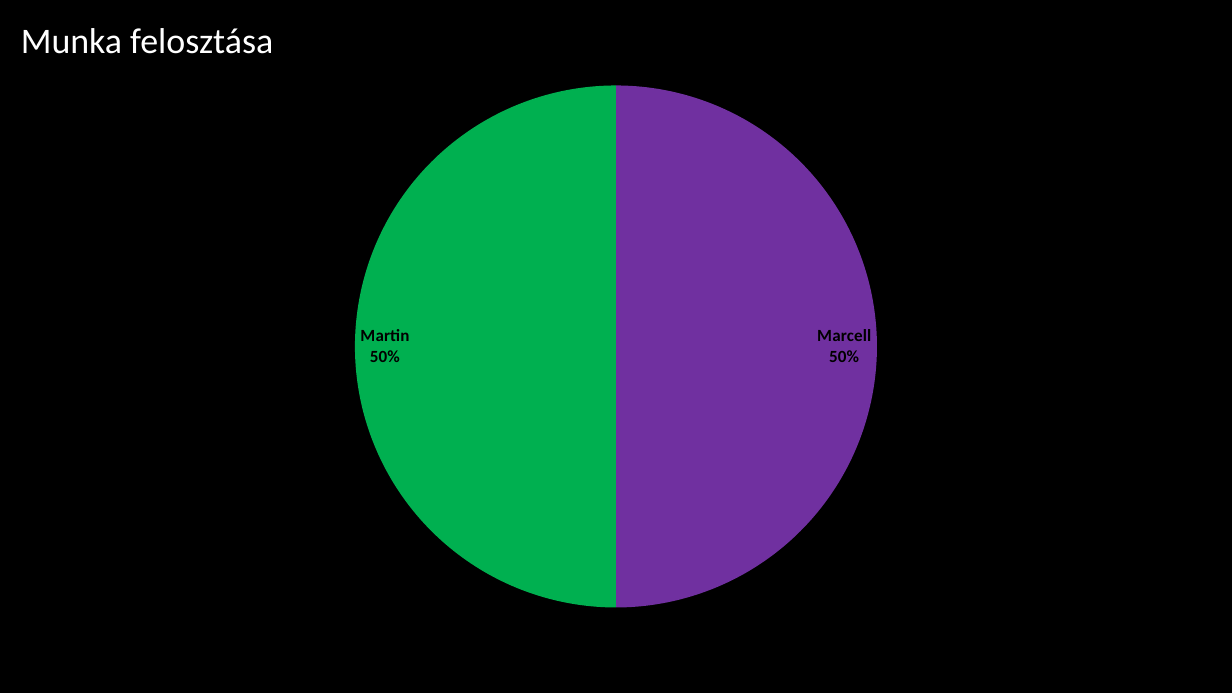
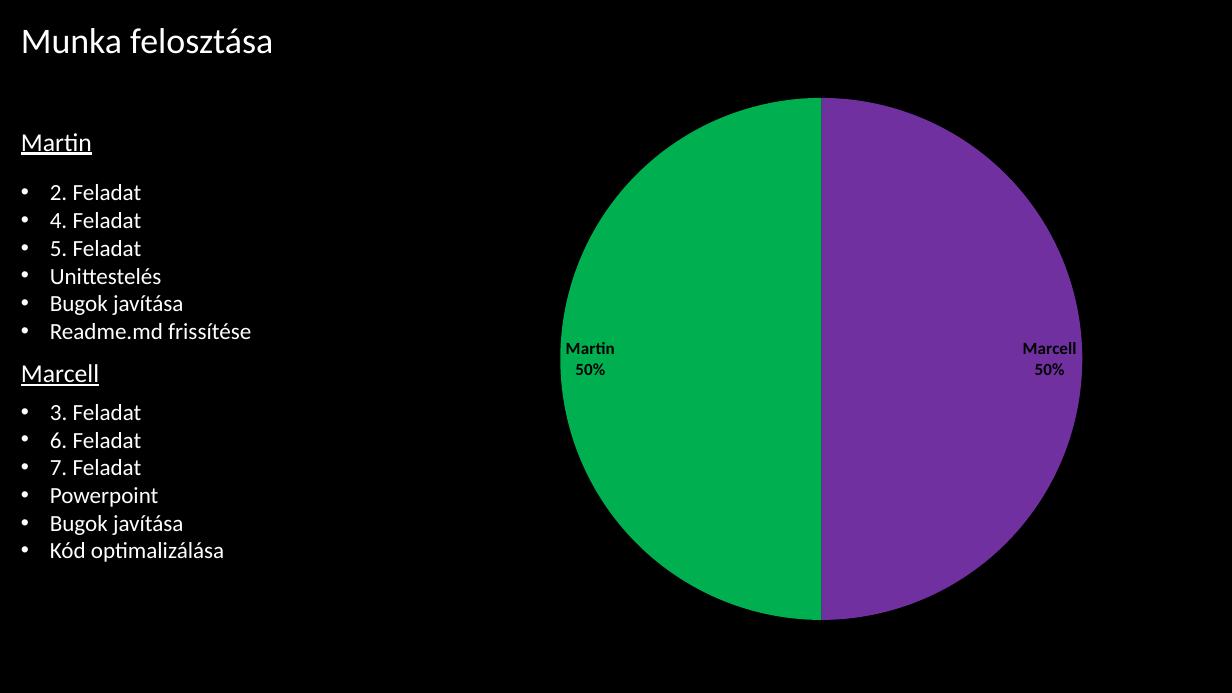
Before and after one commit to Geher-Marcell/Proj1-Epitmenyado-10A_B, a slide deck: slide 5 of BEMUTATÓ.pptx. Drawn at 1232x693 pixels with LibreOffice and Linux fonts; fonts in the diff are those of the drawing; background and template pictures are left out. Boxes give left, top, right and bottom in pixels: in the first picture for what was removed or moved away, otherwise in the second. Text is boxed around its words. In the diff, an @@ line names an element or a change of style, - is before the commit and + after.

```diff
--- a/BEMUTATÓ.pptx
+++ b/BEMUTATÓ.pptx
@@ pie chart moved from (x1=205, y1=73, x2=1027, y2=621) to (x1=410, y1=85, x2=1232, y2=633) @@
@@ text added at (x1=21, y1=133, x2=92, y2=155), 20 pt, text #FFFFFF, underline @@
+Martin
@@ text added at (x1=50, y1=184, x2=251, y2=339), 18 pt, text #FFFFFF @@
+• 2. Feladat
+• 4. Feladat
+• 5. Feladat
+• Unittestelés
+• Bugok javítása
+• Readme.md frissítése
@@ text added at (x1=21, y1=364, x2=99, y2=386), 20 pt, text #FFFFFF, underline @@
+Marcell
@@ text added at (x1=50, y1=404, x2=224, y2=562), 18 pt, text #FFFFFF @@
+• 3. Feladat
+• 6. Feladat
+• 7. Feladat
+• Powerpoint
+• Bugok javítása
+• Kód optimalizálása
```
Also in this commit, not shown: 2 other slides changed.
